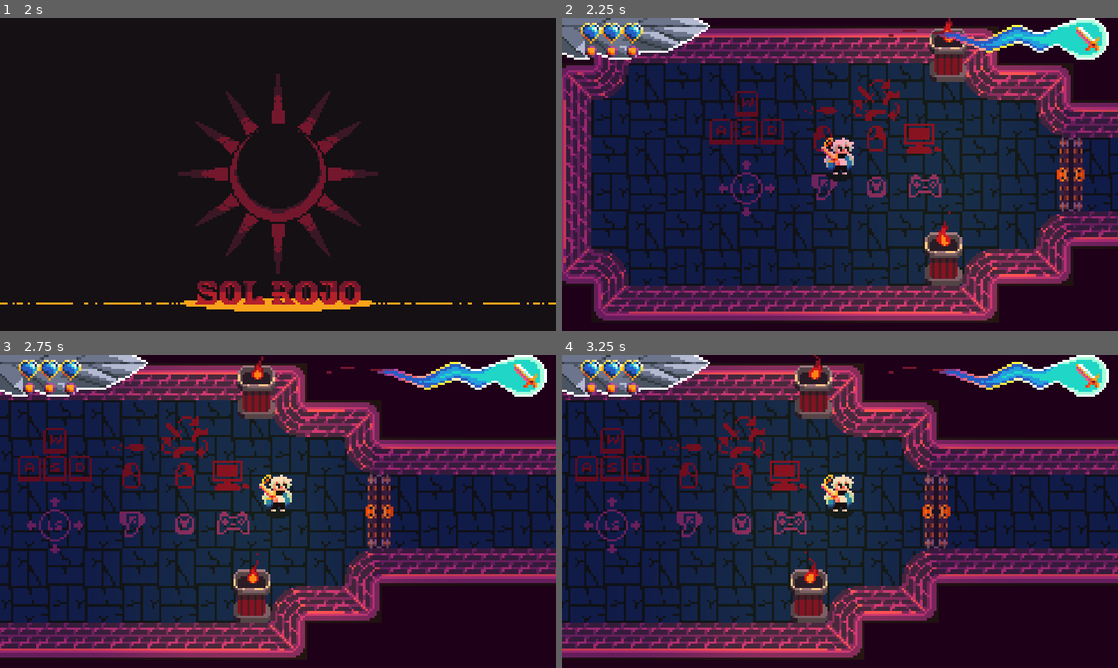
Above: before the commit, frames 1-4 (two rows, left to right).
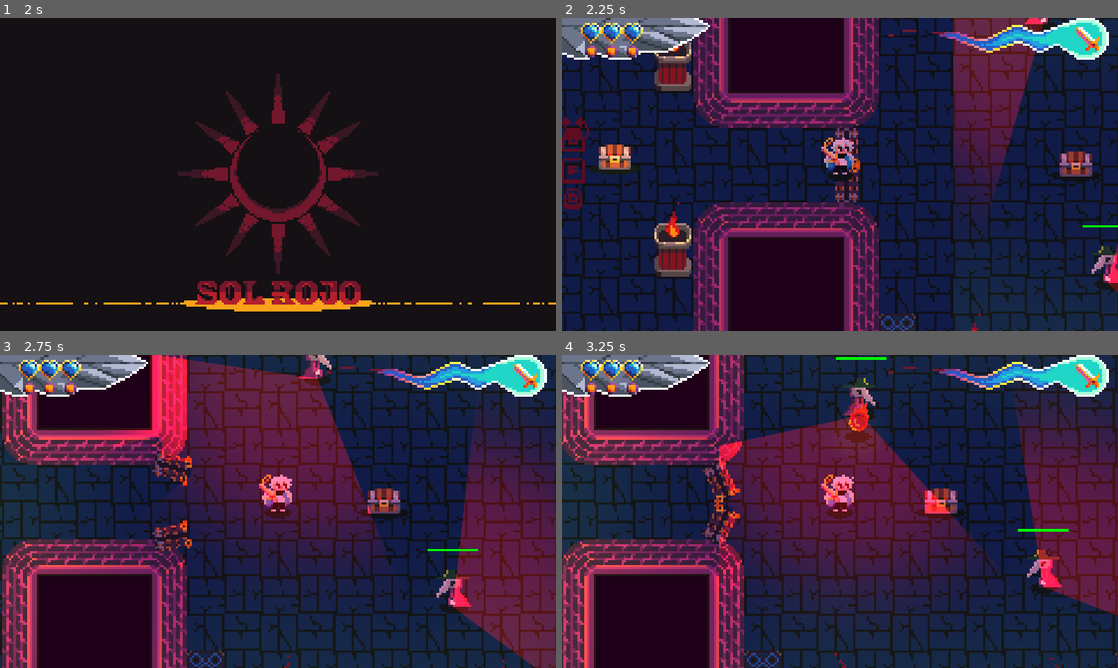
Above: after the commit, the same moments.

Repository: NielsOuvrard/TheShadowOfHeaven
Game: Godot game, scene res://Scenes/SplashScreen.tscn
Two runs of this game, one before a commit and one after it. Both use one fixed random seed, a clock stepped at 60 frames per second and the inputs below. Sound files missing from this copy of the repository are replaced by a short silence.
Inputs (mouse positions are in pixels of both pictures, inside the frame that each line leads up to):
- Up to frame 1 (2 s): tap Enter at 0.5 s; move the mouse to (400, 158) at 0.52 s; hold Right (move_right) 0.53-1.25 s; hold Q (change_weapon) 0.53-1.25 s; click (400, 158) at 0.67 s; tap Space at 1.25 s; drag from (166, 190) to (250, 237) at 1.27 s
- Up to frame 2 (2.25 s): tap Enter at 2 s; move the mouse to (895, 105) at 2.02 s; hold Right (move_right) from 2.03 s (still down); hold F (interact) from 2.03 s (still down)
- Up to frame 3 (2.75 s): keep holding Right (move_right); keep holding F (interact)
- Up to frame 4 (3.25 s): release Right (move_right) at 2.75 s; release F (interact) at 2.75 s; drag from (812, 574) to (840, 495) at 2.77 s

Frame 1 is identical in both runs. In frame 2, 71% of the frame differs, in the area x 0-100%, y 0-100%; in frame 3, 78%; in frame 4, 79%.

Commit message:
Lava with Asrael

Diff:
--- a/Scenes/greed.tscn
+++ b/Scenes/greed.tscn
@@ -42,7 +42,7 @@
 
 [node name="Player" parent="." instance=ExtResource("7_f7bvl")]
 z_index = 2
-position = Vector2(-33, 776)
+position = Vector2(468, 780)
 
 [node name="Camera2D" type="Camera2D" parent="Player"]
 z_index = 100
Not shown: 1 places in Scenes/greed.tscn that only renumber resources
